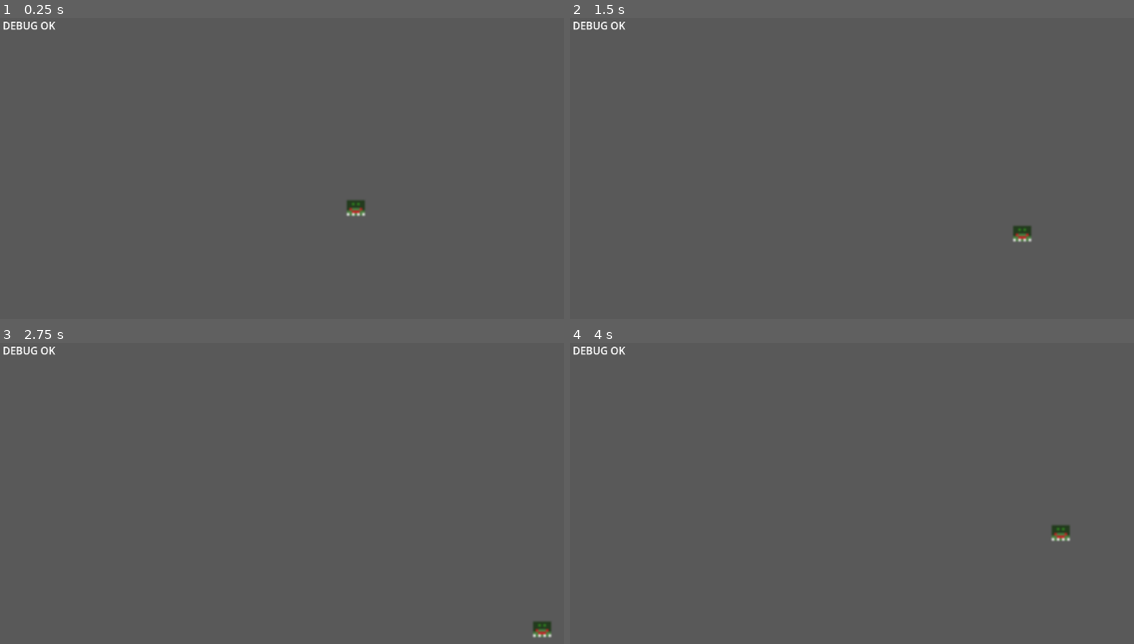
Above: before the commit, frames 1-4 (two rows, left to right).
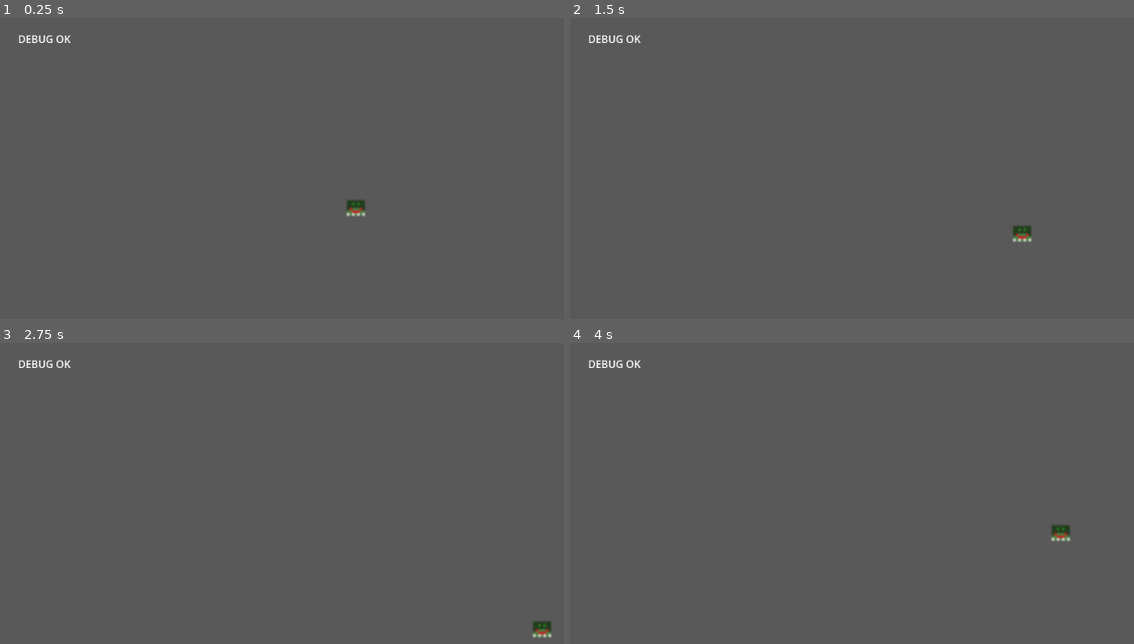
Above: after the commit, the same moments.

Repository: Kidonama/Dodger-v0.1
Game: Godot game, scene res://main.tscn
Two runs of this game, one before a commit and one after it. Both use one fixed random seed, a clock stepped at 60 frames per second and the inputs below.
Inputs:
- Up to frame 1 (0.25 s): no input
- Up to frame 2 (1.5 s): tap Enter at 0.5 s; hold Right (ui_right) 0.53-1.28 s; hold Down (ui_down) from 1.28 s (still down)
- Up to frame 3 (2.75 s): release Down (ui_down) at 2.03 s; hold Right (ui_right) from 2.03 s (still down)
- Up to frame 4 (4 s): release Right (ui_right) at 2.78 s; hold Up (ui_up) 2.78-3.53 s; hold Left (ui_left) from 3.53 s (still down)

The runs differ from the first frame. In frame 1, 0.3% of the frame differs, in the area x 0-13%, y 1-9%; in frame 2, 0.3%; in frame 3, 0.3%; in frame 4, 0.3%.

Commit message:
Add arena walls to contain player
-Created Walls Node2D with four child StaticBody2D nodes (WallLeft, WallRight, WallTop, WallDown).

-Added and sized CollisionShape2D for each wall.

-Configured collision layers/masks so walls block player movement.

-Tested in play mode → player is fully contained within arena.

Diff:
--- a/main.tscn
+++ b/main.tscn
@@ -1,11 +1,50 @@
-[gd_scene load_steps=4 format=3 uid="uid://bnagkyfue6hh1"]
+[gd_scene load_steps=7 format=3 uid="uid://bnagkyfue6hh1"]
 
 [ext_resource type="Script" uid="uid://j00iyaa7y434" path="res://scripts/player.gd" id="1_0xm2m"]
 [ext_resource type="Texture2D" uid="uid://6f80b7i25pgu" path="res://assets/New Piskel-1.png.png" id="2_h2yge"]
 
+[sub_resource type="RectangleShape2D" id="RectangleShape2D_h2yge"]
+size = Vector2(32, 700)
+
+[sub_resource type="RectangleShape2D" id="RectangleShape2D_1bvp3"]
+size = Vector2(1400, 32)
+
+[sub_resource type="RectangleShape2D" id="RectangleShape2D_lquwl"]
+size = Vector2(1500, 32)
+
 [sub_resource type="RectangleShape2D" id="RectangleShape2D_0xm2m"]
 
 [node name="Main" type="Node2D"]
+
+[node name="Walls" type="Node2D" parent="."]
+
+[node name="WallLeft" type="StaticBody2D" parent="Walls"]
+collision_layer = 2
+
+[node name="Left" type="CollisionShape2D" parent="Walls/WallLeft"]
+position = Vector2(10, 324)
+shape = SubResource("RectangleShape2D_h2yge")
+
+[node name="WallRight" type="StaticBody2D" parent="Walls"]
+collision_layer = 2
+
+[node name="Right" type="CollisionShape2D" parent="Walls/WallRight"]
+position = Vector2(1185, 321)
+shape = SubResource("RectangleShape2D_h2yge")
+
+[node name="WallTop" type="StaticBody2D" parent="Walls"]
+collision_layer = 2
+
+[node name="CollisionShape2D" type="CollisionShape2D" parent="Walls/WallTop"]
+position = Vector2(546, 15)
+shape = SubResource("RectangleShape2D_1bvp3")
+
+[node name="WallDown" type="StaticBody2D" parent="Walls"]
+collision_layer = 2
+
+[node name="CollisionShape2D" type="CollisionShape2D" parent="Walls/WallDown"]
+position = Vector2(724, 690)
+shape = SubResource("RectangleShape2D_lquwl")
 
 [node name="UI" type="CanvasLayer" parent="."]
 
@@ -29,15 +68,19 @@
 [node name="Label" type="Label" parent="UI/Control"]
 layout_mode = 1
 anchors_preset = -1
-anchor_right = 0.071
-anchor_bottom = 0.04
+anchor_left = 0.0208333
+anchor_top = 0.0324074
+anchor_right = 0.0953056
+anchor_bottom = 0.0724074
 offset_right = 0.208
 offset_bottom = 1.08
 pivot_offset = Vector2(8, 8)
 text = " DEBUG OK"
+metadata/_edit_use_anchors_ = true
 
 [node name="Player" type="CharacterBody2D" parent="UI"]
 position = Vector2(576, 324)
+collision_mask = 2
 script = ExtResource("1_0xm2m")
 
 [node name="Sprite2D" type="Sprite2D" parent="UI/Player"]
--- a/project.godot
+++ b/project.godot
@@ -50,6 +50,11 @@
 ]
 }
 
+[layer_names]
+
+2d_physics/layer_1="Player"
+2d_physics/layer_2="World"
+
 [rendering]
 
 renderer/rendering_method="mobile"
